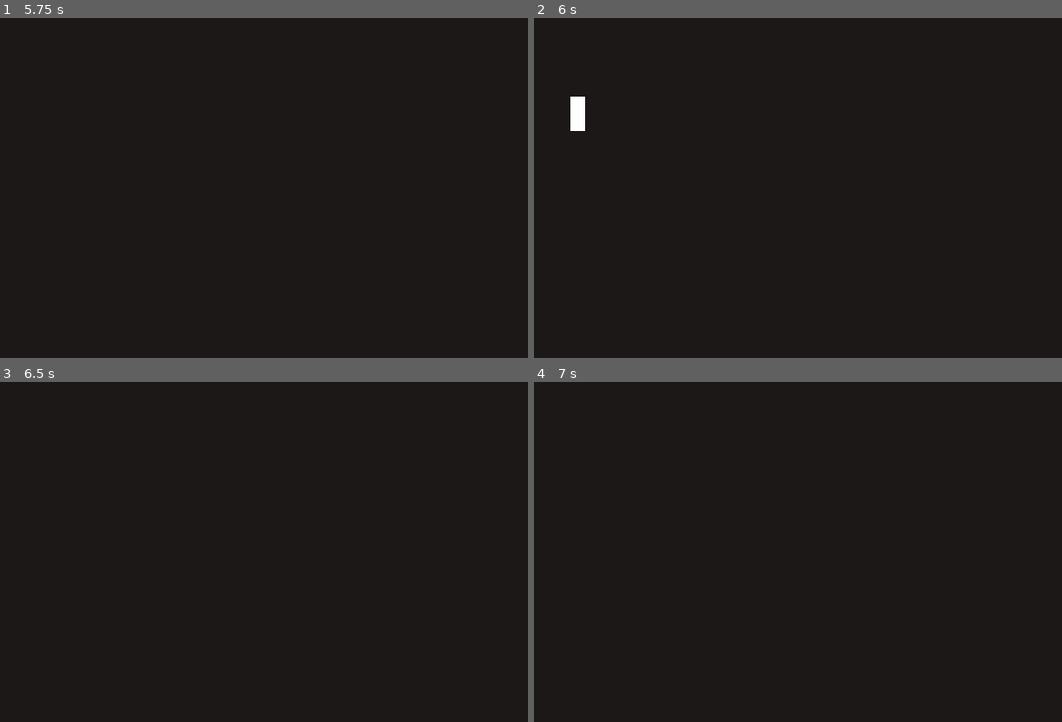
Above: before the commit, frames 1-4 (two rows, left to right).
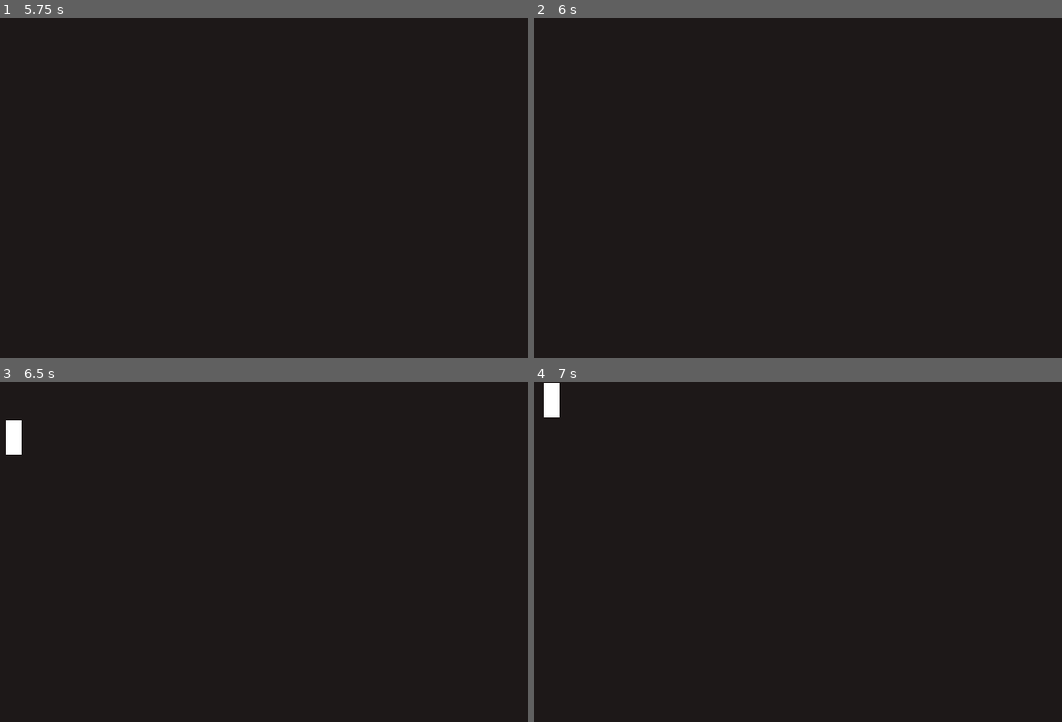
Above: after the commit, the same moments.

Repository: tommyztx/Hello_World
Game: Godot game, scene res://Title.tscn
Same seed, same stepped clock (60 frames per second), same inputs: the game is played once before the commit and once after it.
Inputs:
- Up to frame 1 (5.75 s): tap Enter (ui_accept) at 0.5, 0.77, 1.52, 2, 3.02, 3.5, 3.77, 4.52, 5 s; hold D (move_right) 0.53-1.28 s; hold S (move_down) 1.28-2.03 s; hold D (move_right) 2.03-2.78 s; hold W (move_up) 2.78-3.53 s; hold A (move_left) 3.53-5.03 s; hold S (move_down) from 5.03 s (still down)
- Up to frame 2 (6 s): release S (move_down) at 5.78 s; hold D (move_right) from 5.78 s (still down)
- Up to frame 3 (6.5 s): keep holding D (move_right); tap Enter (ui_accept) at 6.02 s
- Up to frame 4 (7 s): tap Enter (ui_accept) at 6.5, 6.77 s; release D (move_right) at 6.53 s; hold W (move_up) from 6.53 s (still down)

Frame 1 is identical in both runs. In frame 2, 0.3% of the frame differs, in the area x 6-10%, y 23-34%; in frame 3, 0.3%, in the area x 1-5%, y 11-22%; in frame 4, 0.3%.

Commit message:
Getting Blinking to work with textbox

Diff:
--- /dev/null
+++ b/Hello_World/Blinking.gd
@@ -0,0 +1,30 @@
+extends Node
+
+onready var timer = get_node("Timer")
+onready var text_box = get_node("TextBox")
+onready var block = get_node("block")
+
+var a = 0
+var transparency= 0
+
+func _ready():
+	timer.set_wait_time(6)
+	timer.connect("timeout", self, "_on_Timer_timeout")
+	timer.start()
+
+func _process(delta):
+	if (timer.get_time_left() > 0):
+		a += 1
+		a %= 30
+		if(a == 0):
+			transparency += 1
+			transparency %= 2
+
+		block.change_trans(transparency)
+
+func _on_Timer_timeout():
+	text_box.addtext("Hey there")
+	print("bruh")
+	block.change_trans(1)
+	Variables.pos = Vector2(60, 67)
+	get_tree().change_scene("res://Movement.tscn")
--- a/Hello_World/Blinking.tscn
+++ b/Hello_World/Blinking.tscn
@@ -1,8 +1,13 @@
-[gd_scene load_steps=2 format=2]
+[gd_scene load_steps=4 format=2]
 
-[ext_resource path="res://ColorRect2.gd" type="Script" id=2]
+[ext_resource path="res://TextBox.tscn" type="PackedScene" id=1]
+[ext_resource path="res://block.gd" type="Script" id=2]
+[ext_resource path="res://Blinking.gd" type="Script" id=3]
 
 [node name="Blinking" type="Node"]
+script = ExtResource( 3 )
+
+[node name="TextBox" parent="." instance=ExtResource( 1 )]
 
 [node name="Background" type="ColorRect" parent="."]
 anchor_right = 1.0
@@ -22,6 +27,4 @@
 "_edit_use_anchors_": false
 }
 
-[node name="Timer" type="Timer" parent="block"]
-
-[connection signal="timeout" from="block/Timer" to="." method="_on_Timer_timeout"]
+[node name="Timer" type="Timer" parent="."]
--- a/Hello_World/ColorRect2.gd
+++ /dev/null
@@ -1,24 +0,0 @@
-extends ColorRect
-
-var a = 0
-var transparency= 0
-onready var timer = get_node("Timer")
-
-func _ready():
-	timer.set_wait_time(6)
-	timer.start()
-
-func _process(delta):
-	if (timer.get_time_left() > 1):
-		a += 1
-		a %= 30
-		if(a == 0):
-			transparency += 1
-			transparency %= 2
-
-		modulate.a = transparency
-	else:
-		modulate.a = 1
-		timer.stop()
-		Variables.pos = Vector2(60, 67)
-		get_tree().change_scene("res://Movement.tscn")
--- a/Hello_World/TextBox.gd
+++ b/Hello_World/TextBox.gd
@@ -15,8 +15,6 @@
 
 func _ready():
 	hidetextbox()
-	addtext("I love cold tofu :D:D:D:D:D:D")
-
 
 func _process(delta):
 	match current_state:
@@ -38,6 +36,7 @@
 
 func showtextbox():
 	textbox_container.show()
+	print("rrrr")
 
 func addtext(next_text):
 	symbol.text = next_text
--- a/Hello_World/TextBox.tscn
+++ b/Hello_World/TextBox.tscn
@@ -63,12 +63,11 @@
 
 [node name="Label" type="Label" parent="TextboxContainer/MarginContainer/HBoxContainer"]
 margin_right = 892.0
-margin_bottom = 121.0
+margin_bottom = 59.0
 rect_min_size = Vector2( 892, 0 )
 size_flags_horizontal = 3
 size_flags_vertical = 2
 custom_fonts/font = SubResource( 2 )
-text = "Hello The quick brown fox is coming for you"
 autowrap = true
 
 [node name="Tween" type="Tween" parent="."]
--- /dev/null
+++ b/Hello_World/block.gd
@@ -0,0 +1,4 @@
+extends ColorRect
+
+func change_trans(trans):
+	modulate.a = trans
